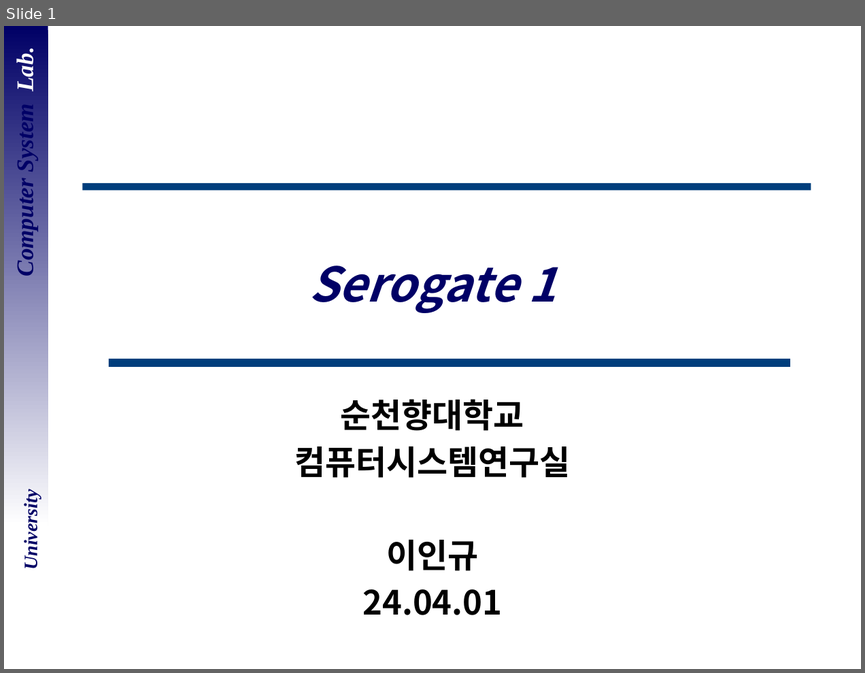
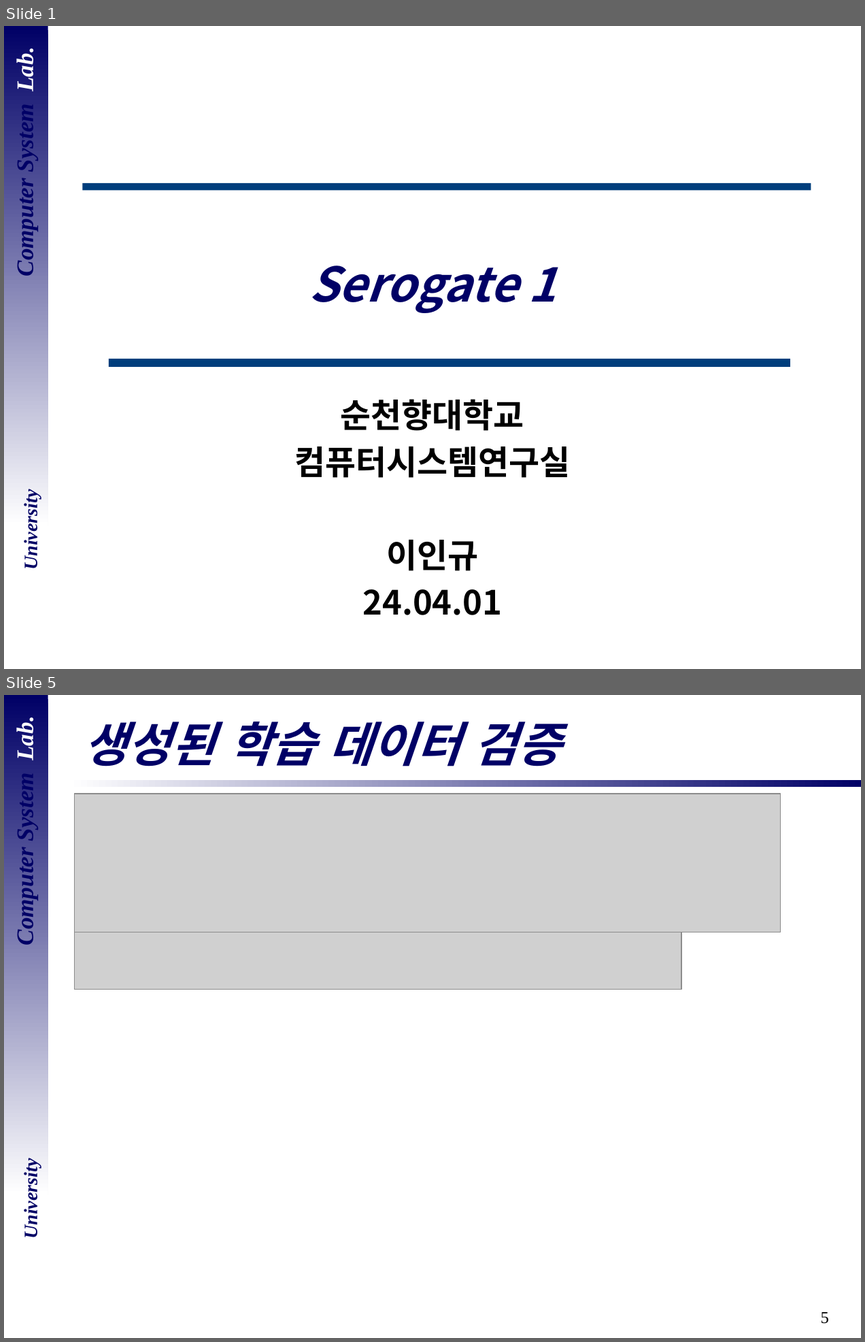
Before and after one commit to DevelopLee20/SNN, a slide deck: cs semina/06_Serogate-1.pptx. Shown one above the other, each under a label of ours: slide 1 before the commit, slides 1 and 5 after it; the slides between them are not shown. The pictures are 865x673 and 865x1342 pixels, drawn with LibreOffice and Linux fonts; fonts in the diff are those of the drawing; grey boxes stand for pictures; background and template pictures are left out. Boxes give left, top, right and bottom in pixels: in the first picture for what was removed or moved away, otherwise in the second. Text is boxed around its words. In the diff, an @@ line names an element or a change of style, - is before the commit and + after.

```diff
--- a/cs semina/06_Serogate-1.pptx
+++ b/cs semina/06_Serogate-1.pptx
@@ slide 5 added at [4, 695, 861, 1338], background #FFFFFF; not listed: 3 template elements that a slide beside it also shows @@
@@ title added at [84, 722, 561, 766], 40 pt, text #000066, bold, italic @@
+생성된 학습 데이터 검증
@@ rectangle added at [68, 780, 861, 787], fill gradient #FFFFFF to #000066 @@
@@ picture added at [74, 794, 781, 932] @@
@@ picture added at [74, 932, 681, 989] @@
@@ page number added at [821, 1312, 829, 1323], 14 pt, text #000000 @@
+5
```
Also in this commit, not shown: 11 slides changed, 2 other slides added, 1 other file.
